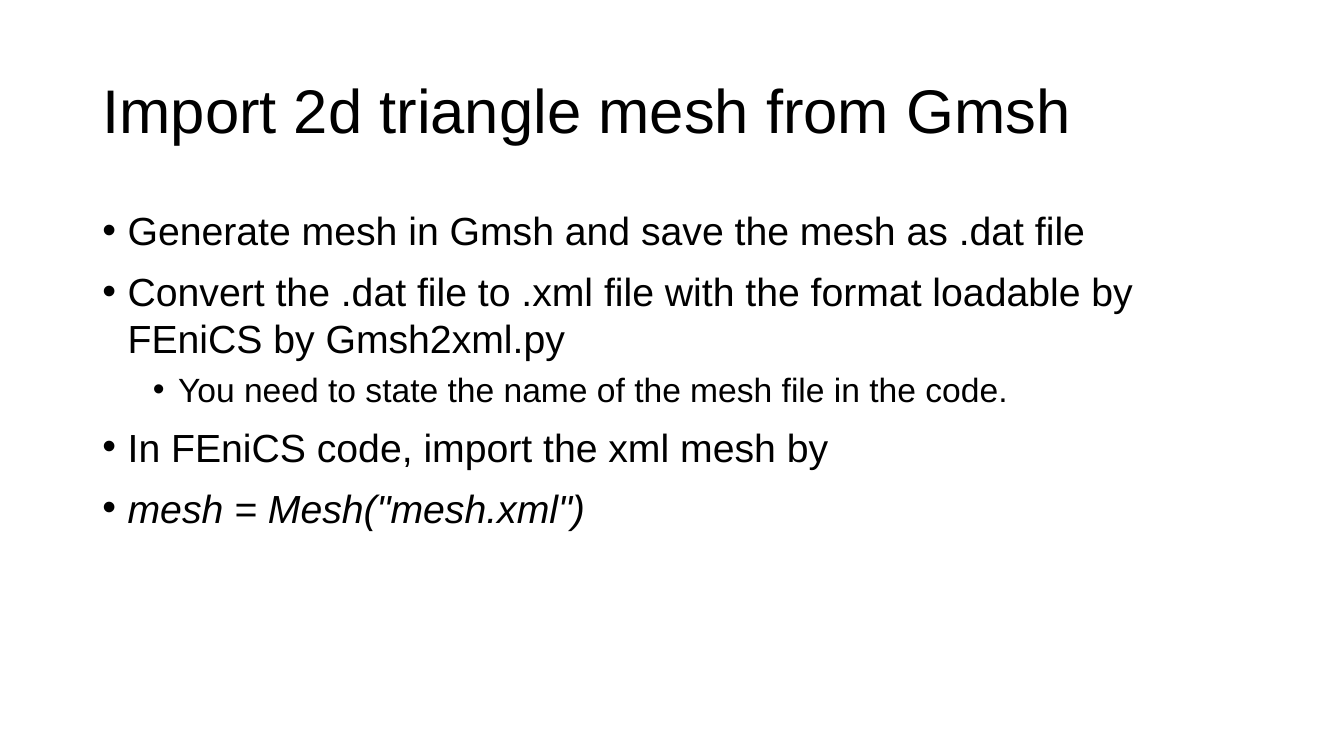
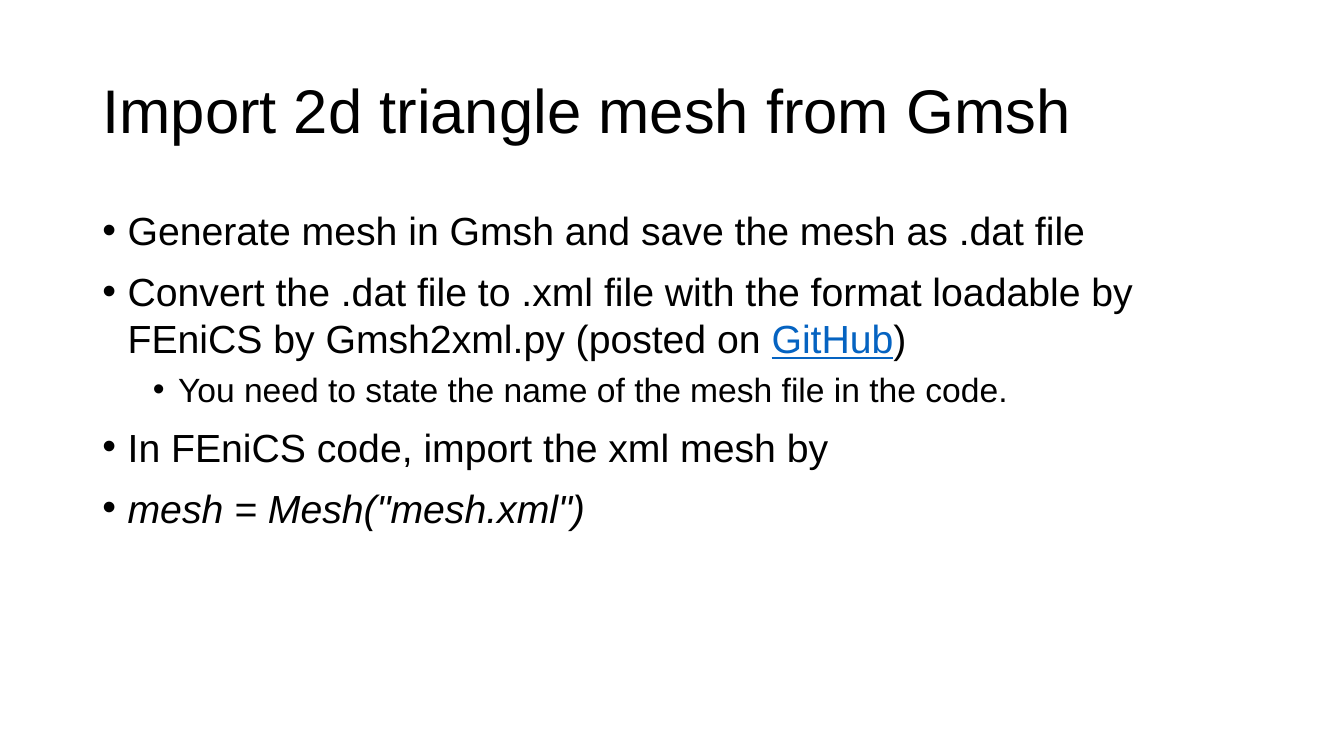
Before and after one commit to YuxiangGao0321/FEniCS_tutorial_2023, a slide deck: slide 10 of Mesh generation and coding in FEniCS.pptx. Drawn at 1344x756 pixels with LibreOffice and Linux fonts; fonts in the diff are those of the drawing. Boxes give left, top, right and bottom in pixels: in the first picture for what was removed or moved away, otherwise in the second. Text is boxed around its words. In the diff, an @@ line names an element or a change of style, - is before the commit and + after.

```diff
--- a/Mesh generation and coding in FEniCS.pptx
+++ b/Mesh generation and coding in FEniCS.pptx
@@ text at [128, 277, 1132, 361]: text changed @@
-• Convert the .dat file to .xml file with the format loadable by FEniCS by Gmsh2xml.py
+• Convert the .dat file to .xml file with the format loadable by FEniCS by Gmsh2xml.py (posted on GitHub)
```
Also in this commit, not shown: 2 other slides changed.
